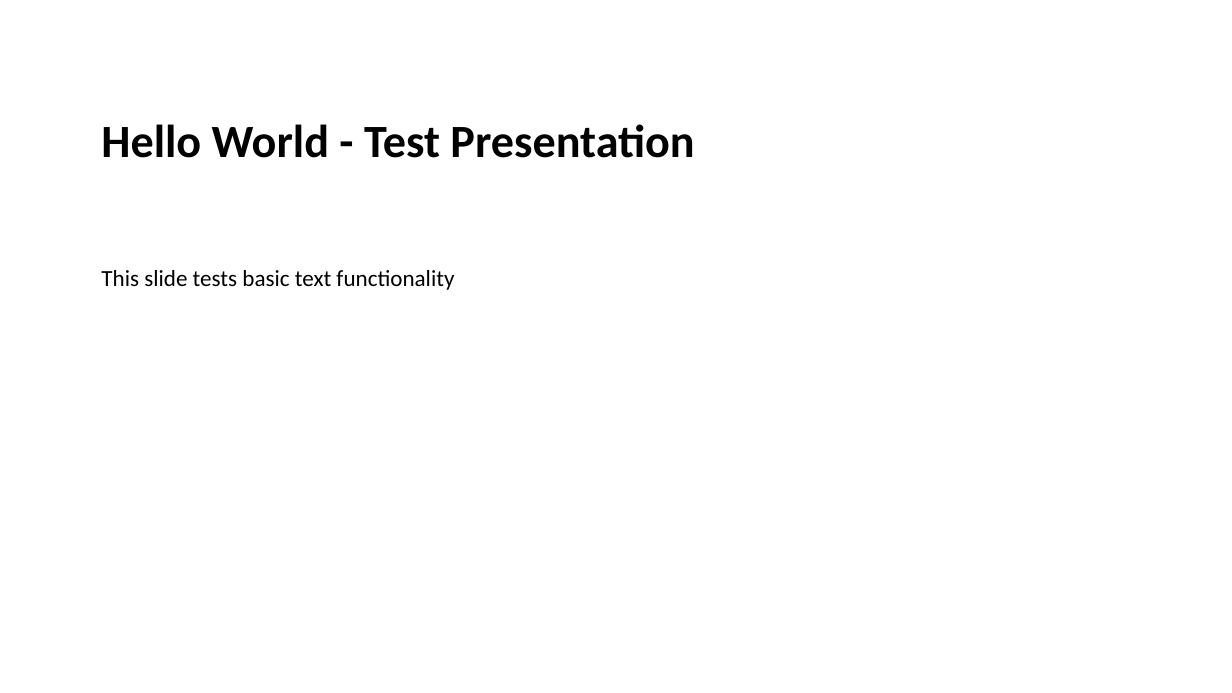
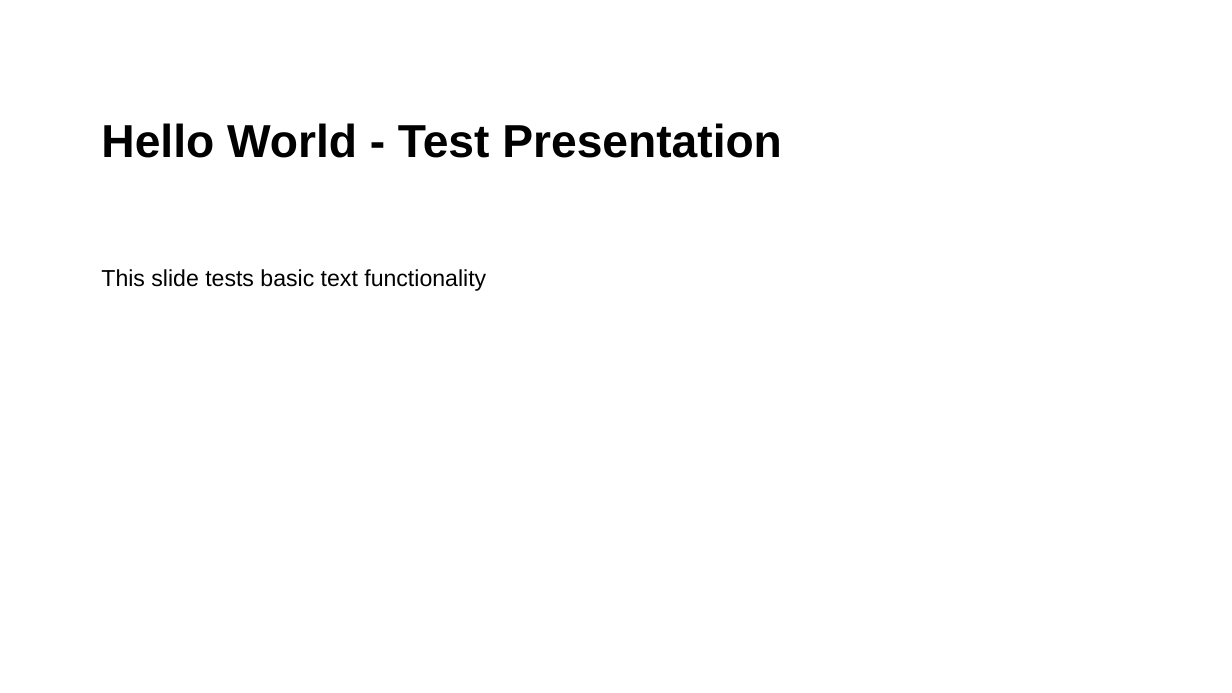
Before and after one commit to sharmizan89/PptxGenJSMBAR2.0, a slide deck: slide 1 of node-test-output.pptx. Drawn at 1232x693 pixels with LibreOffice and Linux fonts; fonts in the diff are those of the drawing. Boxes give left, top, right and bottom in pixels: in the first picture for what was removed or moved away, otherwise in the second. Text is boxed around its words. In the diff, an @@ line names an element or a change of style, - is before the commit and + after.

Commit message:
v.1.0.2: Default font Arial, custom slide guides
- Changed default fonts from Calibri to Arial (theme and charts)
- Added custom slide guides for consistent layouts
- Updated text styles in slide master

```diff
--- a/node-test-output.pptx
+++ b/node-test-output.pptx
@@ text "Hello World - Test Presentation" at bbox=[101, 123, 782, 158]: font Calibri to Arial @@
@@ text "This slide tests basic text ..." at bbox=[101, 269, 486, 291]: font Calibri to Arial @@
```
Also in this commit, not shown: 4 other slides changed, 12 other files.
